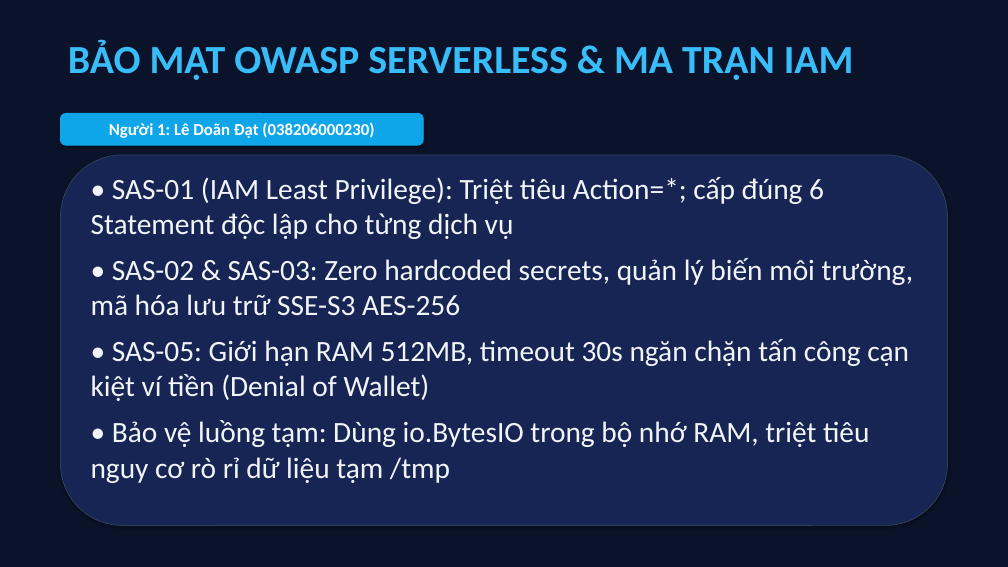
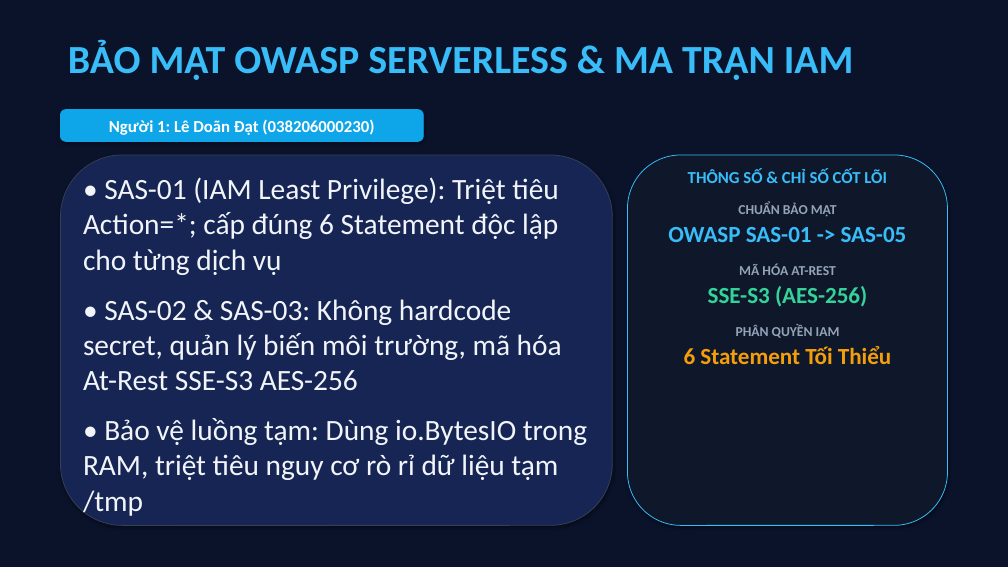
Before and after one commit to datdanghoccode/DTDM_XuLyAnh_Serverless, a slide deck: slide 5 of docs/DTDM_ThuyetTrinh_DeTai9.pptx. Drawn at 1008x567 pixels with LibreOffice and Linux fonts; fonts in the diff are those of the drawing. Boxes give left, top, right and bottom in pixels: in the first picture for what was removed or moved away, otherwise in the second. Text is boxed around its words. In the diff, an @@ line names an element or a change of style, - is before the commit and + after.

Commit message:
docs: cap nhat 13 slide bo cuc 2 cot font Title 38pt Content 28pt kem card so lieu

```diff
--- a/docs/DTDM_ThuyetTrinh_DeTai9.pptx
+++ b/docs/DTDM_ThuyetTrinh_DeTai9.pptx
@@ rounded rectangle "Người 1: Lê Doãn Đạt ...": place and size @@
-rounded rectangle "Người 1: Lê Doãn Đạt ..." at box(60, 113, 423, 145)
+rounded rectangle "Người 1: Lê Doãn Đạt ..." at box(60, 110, 423, 141)
@@ rounded rectangle: place and size @@
-rounded rectangle at box(60, 155, 948, 526)
+rounded rectangle at box(60, 155, 613, 526)
@@ text "• SAS-01 (IAM Least Privilege): ...": place and size @@
-text "• SAS-01 (IAM Least Privilege): ..." at box(91, 177, 914, 483)
+text "• SAS-01 (IAM Least Privilege): ..." at box(83, 177, 587, 518)
@@ text at box(83, 177, 558, 275): more space between paragraphs @@
@@ rounded rectangle added at box(628, 155, 948, 526), fill #0F172A, outline #38BDF8 0.75 pt @@
@@ text added at box(668, 169, 907, 364), 22 pt, text #38BDF8, bold @@
+THÔNG SỐ & CHỈ SỐ CỐT LÕI
+CHUẨN BẢO MẬT
+OWASP SAS-01 -> SAS-05
+MÃ HÓA AT-REST
+SSE-S3 (AES-256)
+PHÂN QUYỀN IAM
+6 Statement Tối Thiểu
@@ text at box(83, 299, 587, 518): text changed @@
-• SAS-02 & SAS-03: Zero hardcoded secrets, quản lý biến môi trường, mã hóa lưu trữ SSE-S3 AES-256
-• SAS-05: Giới hạn RAM 512MB, timeout 30s ngăn chặn tấn công cạn kiệt ví tiền (Denial of Wallet)
-• Bảo vệ luồng tạm: Dùng io.BytesIO trong bộ nhớ RAM, triệt tiêu nguy cơ rò rỉ dữ liệu tạm /tmp
+• SAS-02 & SAS-03: Không hardcode secret, quản lý biến môi trường, mã hóa At-Rest SSE-S3 AES-256
+• Bảo vệ luồng tạm: Dùng io.BytesIO trong RAM, triệt tiêu nguy cơ rò rỉ dữ liệu tạm /tmp
```
Also in this commit, not shown: 11 other slides changed.
